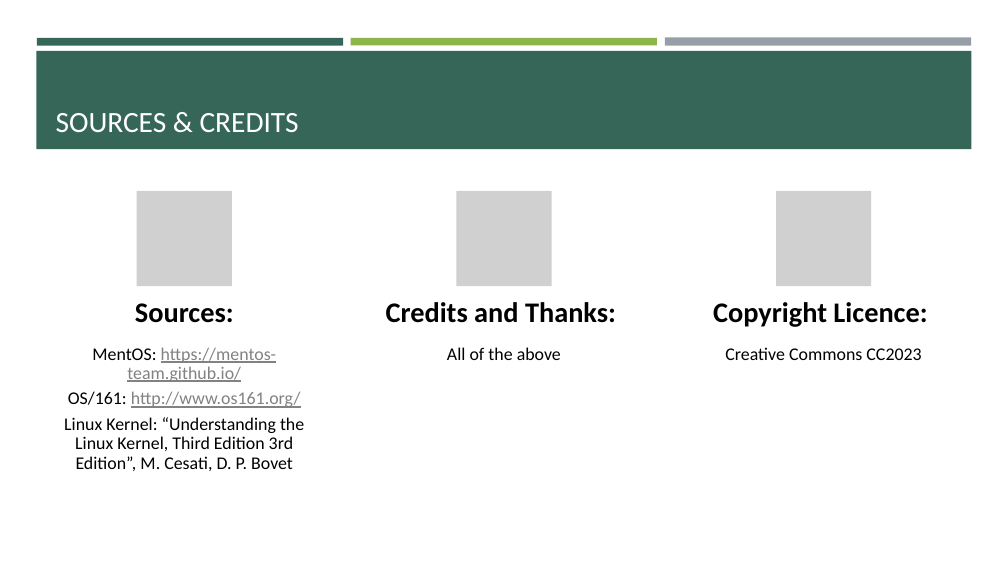
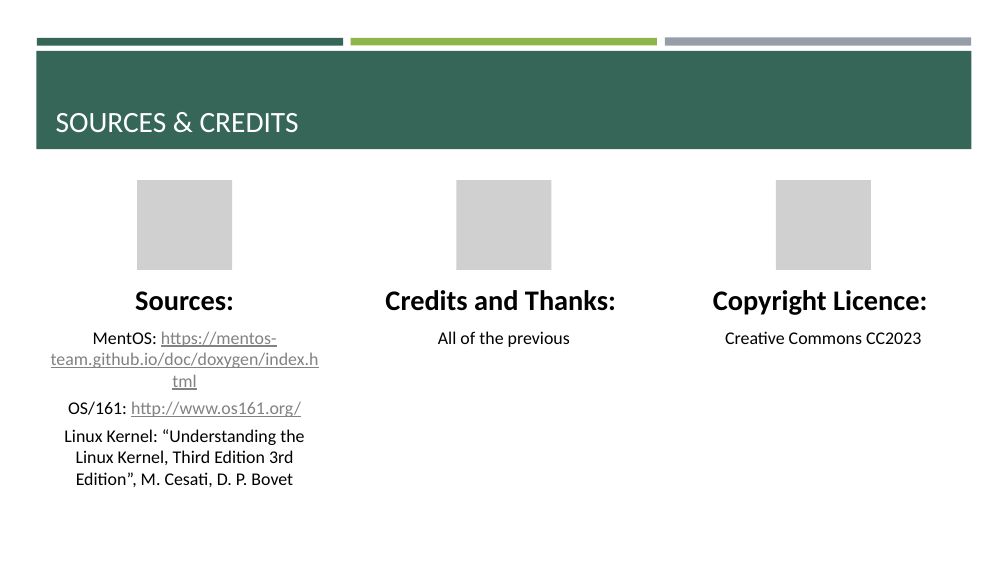
Before and after one commit to ProgrammazioneDiSistema2023-IA-ZZ/Group04, a slide deck: slide 52 of MentOS - Gestione Della Memoria.pptx. Drawn at 1008x567 pixels with LibreOffice and Linux fonts; fonts in the diff are those of the drawing; grey boxes stand for pictures. Boxes give left, top, right and bottom in pixels: in the first picture for what was removed or moved away, otherwise in the second. Text is boxed around its words. In the diff, an @@ line names an element or a change of style, - is before the commit and + after.

```diff
--- a/MentOS - Gestione Della Memoria.pptx
+++ b/MentOS - Gestione Della Memoria.pptx
@@ picture: place and size @@
-picture at (137, 191, 232, 287)
+picture at (137, 180, 232, 270)
@@ picture: place and size @@
-picture at (457, 191, 552, 287)
+picture at (457, 180, 552, 270)
@@ picture: place and size @@
-picture at (777, 191, 872, 287)
+picture at (776, 180, 871, 270)
@@ line spacing 0.9 to 1 in 4 elements at (725, 331, 921, 344), (135, 291, 234, 311), (385, 290, 616, 311), (713, 290, 927, 315) @@
@@ 3 texts: place and size @@
-3 texts at (135, 302, 927, 327)
+3 texts at (135, 290, 927, 315)
@@ text "MentOS: https://mentos-team.github.io/doc/doxygen/index.html": place and size @@
-text "MentOS: https://mentos-team.github.io/doc/doxygen/index.html" at (64, 347, 304, 471)
+text "MentOS: https://mentos-team.github.io/doc/doxygen/index.html" at (51, 331, 319, 487)
@@ text "Creative Commons CC2023": place and size @@
-text "Creative Commons CC2023" at (725, 347, 921, 360)
+text "Creative Commons CC2023" at (725, 331, 921, 344)
@@ text at (51, 331, 319, 368): text changed @@
-MentOS: https://mentos-team.github.io/
+MentOS: https://mentos-team.github.io/doc/doxygen/index.html
@@ text at (438, 331, 570, 347): text changed @@
-All of the above
+All of the previous
@@ text at (64, 401, 304, 487): line spacing 0.9 to 1 @@
```
Also in this commit, not shown: 3 other files.
